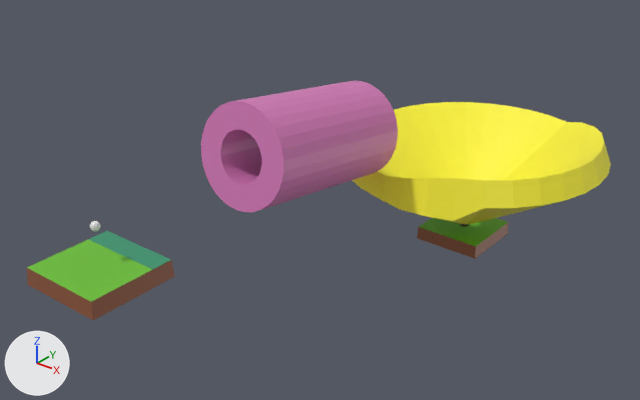
What one commit did to the glTF model public/assets/level4.glb.
Rendered twice from a 50 mm camera at (12.69, -9.02, 8.8) aimed at (0.04, 6.79, -1.0). The axes (+X, +Y, +Z) are drawn at lower left. The lights are the same throughout. Where no turn or scale is listed for an object, it has been applied to the vertices.

Script lines for the objects in view, before the commit:
```python
me_cube_001 = bpy.data.meshes.new('Cube.001')
me_cube_001.from_pydata(...)  # 20 vertices, 36 faces; spans x -1.0..1.0, y -1.0..1.0, z -0.2..0.18
me_cube_001.materials.append(mat_material_007)  # picture img_color_pallette
me_cube_002 = bpy.data.meshes.new('Cube.002')
me_cube_002.from_pydata(...)  # 29 vertices, 54 faces; spans x -1.0..1.0, y -1.0..1.0, z -0.2..0.18
me_cube_002.materials.append(mat_material_008)  # picture img_color_pallette
me_cylinder_001 = bpy.data.meshes.new('Cylinder.001')
me_cylinder_001.from_pydata(...)  # 51 vertices, 59 faces; spans x -0.368..0.137, y -0.133..0.133, z -1.0..-0.078
me_cylinder_001.materials.append(mat_material_005)  # picture img_color_pallette
me_cylinder_003 = bpy.data.meshes.new('Cylinder.003')
me_cylinder_003.from_pydata(...)  # 128 vertices, 256 faces; spans x -3.79..3.79, y -3.79..3.79, z -1.19..1.68
me_cylinder_003.materials.append(mat_material_001)  # picture img_color_pallette
ob_basic_fixed_001 = bpy.data.objects.new('basic-fixed.001', me_cube_001)
ob_basic_fixed_001.location = (1.25, 12.16, -3.67)
ob_basic_moveable_001 = bpy.data.objects.new('basic-moveable.001', me_cube_002)
ob_basic_moveable_001.location = (0.0, 0.0, 0.0)
ob_flag = bpy.data.objects.new('flag', me_cylinder_001)
ob_flag.location = (1.27, 12.17, -2.49)
ob_toilet_bowl = bpy.data.objects.new('toilet-bowl', me_cylinder_003)
ob_toilet_bowl.location = (1.37, 12.18, -2.08)
# also in view: 'Cylinder' at (-0.04, 6.28, 0.72)
```
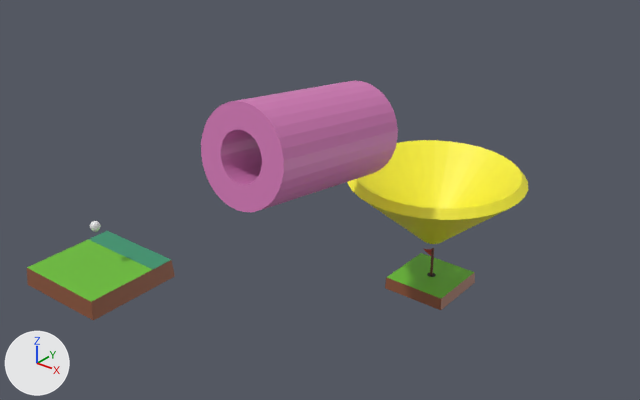
Where the change shows, as pixel boxes [x1, y1, x2, y2] in the pictures (640 x 400 px):
'toilet-bowl', deleted (yellow)
    before: [352, 102, 611, 224]
'Cylinder.001', added (yellow)
    after: [347, 140, 528, 244]
'basic-fixed.001', moved
    before: [417, 218, 508, 259]
    after: [385, 253, 475, 310]
'flag', moved
    before: [460, 224, 469, 226]
    after: [424, 248, 436, 277]

Diff of the bpy script that builds the scene:
```diff
--- a/public/assets/level4.glb.py
+++ b/public/assets/level4.glb.py
@@ me_cylinder_005 @@
+me_cylinder_005.from_pydata(...)  # 128 vertices, 256 faces; spans x -2.62..2.62, y -2.62..2.62, z -1.0..1.23
+me_cylinder_005.materials.append(mat_material_001)  # picture img_color_pallette
@@ ob_flag @@
 ob_flag = bpy.data.objects.new('flag', me_cylinder_001)
-ob_flag.location = (1.27, 12.17, -2.49)
+ob_flag.location = (0.64, 11.5, -4.15)
@@ ob_basic_fixed_001 @@
 ob_basic_fixed_001 = bpy.data.objects.new('basic-fixed.001', me_cube_001)
-ob_basic_fixed_001.location = (1.25, 12.16, -3.67)
+ob_basic_fixed_001.location = (0.63, 11.48, -5.33)
@@ ob_toilet_bowl @@
-ob_toilet_bowl = bpy.data.objects.new('toilet-bowl', me_cylinder_003)
-ob_toilet_bowl.location = (1.37, 12.18, -2.08)
@@ ob_cylinder_001 @@
+ob_cylinder_001 = bpy.data.objects.new('Cylinder.001', me_cylinder_005)
+ob_cylinder_001.location = (0.64, 11.45, -2.9)
```
